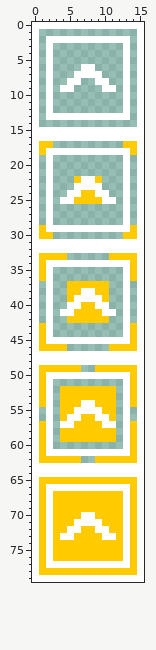
One commit to this pixel-art file: res/graphics/notes/hold_note.ase. That is the earlier state.
16x80 pixels, 1 frame.
New version:
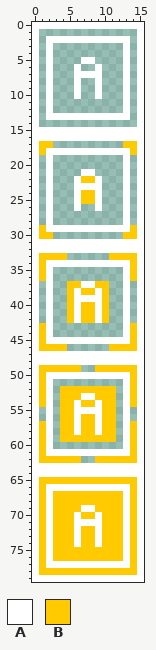
Palette (. is transparent): A #ffffff  B #ffca00
What changed:
{"y":5,"x":7,"old":"..","new":"AA"}
{"y":6,"x":6,"old":".AA.","new":"A..A"}
{"y":8,"x":5,"old":"A","new":"."}
{"y":8,"x":10,"old":"A","new":"."}
{"y":9,"x":4,"old":"AA.","new":"..A"}
{"y":9,"x":9,"old":".AA","new":"A.."}
{"y":10,"x":6,"old":".","new":"A"}
{"y":10,"x":9,"old":".","new":"A"}
{"y":21,"x":7,"old":"..","new":"AA"}
{"y":22,"x":6,"old":"BAAB","new":"ABBA"}
{"y":24,"x":5,"old":"A","new":"."}
{"y":24,"x":10,"old":"A","new":"."}
{"y":25,"x":4,"old":"AAB","new":"..A"}
{"y":25,"x":9,"old":"BAA","new":"A.."}
{"y":26,"x":6,"old":".","new":"A"}
{"y":26,"x":9,"old":".","new":"A"}
{"y":37,"x":7,"old":"BB","new":"AA"}
{"y":38,"x":6,"old":"BAAB","new":"ABBA"}
{"y":40,"x":5,"old":"A","new":"B"}
{"y":40,"x":10,"old":"A","new":"B"}
{"y":41,"x":4,"old":"AAB","new":".BA"}
{"y":41,"x":9,"old":"BAA","new":"AB."}
{"y":42,"x":6,"old":"B","new":"A"}
{"y":42,"x":9,"old":"B","new":"A"}
{"y":53,"x":7,"old":"BB","new":"AA"}
{"y":54,"x":6,"old":"BAAB","new":"ABBA"}
{"y":56,"x":5,"old":"A","new":"B"}
{"y":56,"x":10,"old":"A","new":"B"}
{"y":57,"x":4,"old":"AAB","new":"BBA"}
{"y":57,"x":9,"old":"BAA","new":"ABB"}
{"y":58,"x":6,"old":"B","new":"A"}
{"y":58,"x":9,"old":"B","new":"A"}
{"y":69,"x":7,"old":"BB","new":"AA"}
{"y":70,"x":6,"old":"BAAB","new":"ABBA"}
{"y":72,"x":5,"old":"A","new":"B"}
{"y":72,"x":10,"old":"A","new":"B"}
{"y":73,"x":4,"old":"AAB","new":"BBA"}
{"y":73,"x":9,"old":"BAA","new":"ABB"}
{"y":74,"x":6,"old":"B","new":"A"}
{"y":74,"x":9,"old":"B","new":"A"}
